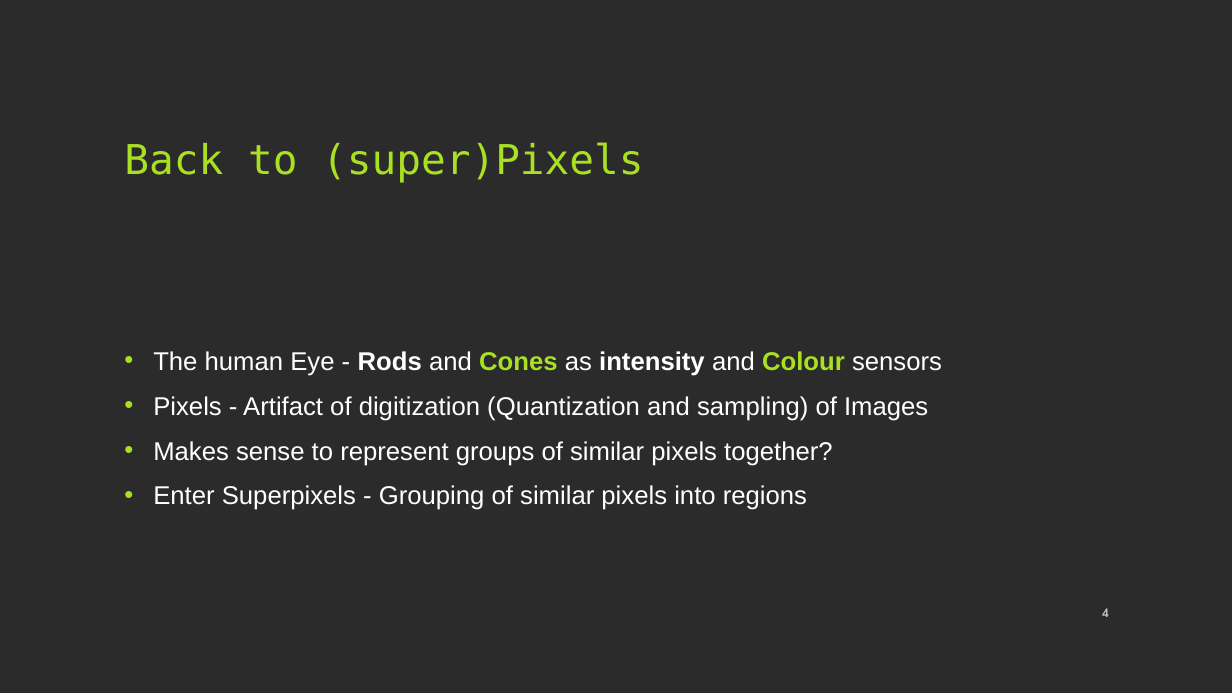
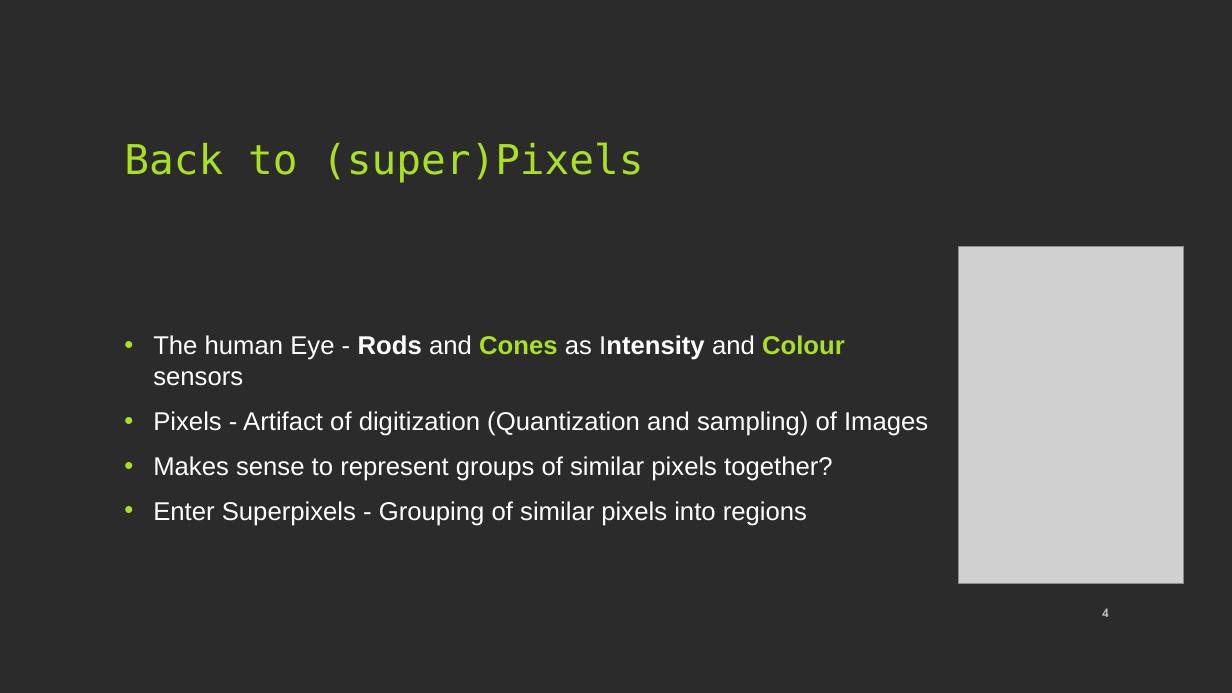
Before and after one commit to atemysemicolon/PyBCN, a slide deck: slide 4 of Presentation/Presentation.ppt. Drawn at 1232x693 pixels with LibreOffice and Linux fonts; fonts in the diff are those of the drawing; grey boxes stand for pictures; background and template pictures are left out; a plain dark background stands for a picture behind light text. Boxes give left, top, right and bottom in pixels: in the first picture for what was removed or moved away, otherwise in the second. Text is boxed around its words. In the diff, an @@ line names an element or a change of style, - is before the commit and + after.

```diff
--- a/Presentation/Presentation.ppt
+++ b/Presentation/Presentation.ppt
@@ picture added at [958,247,1183,584] @@
@@ text at [153,335,845,386]: text changed @@
-• The human Eye - Rods and Cones as intensity and Colour sensors
+• The human Eye - Rods and Cones as Intensity and Colour sensors
```
Also in this commit, not shown: 3 other slides changed, 11 other files.
